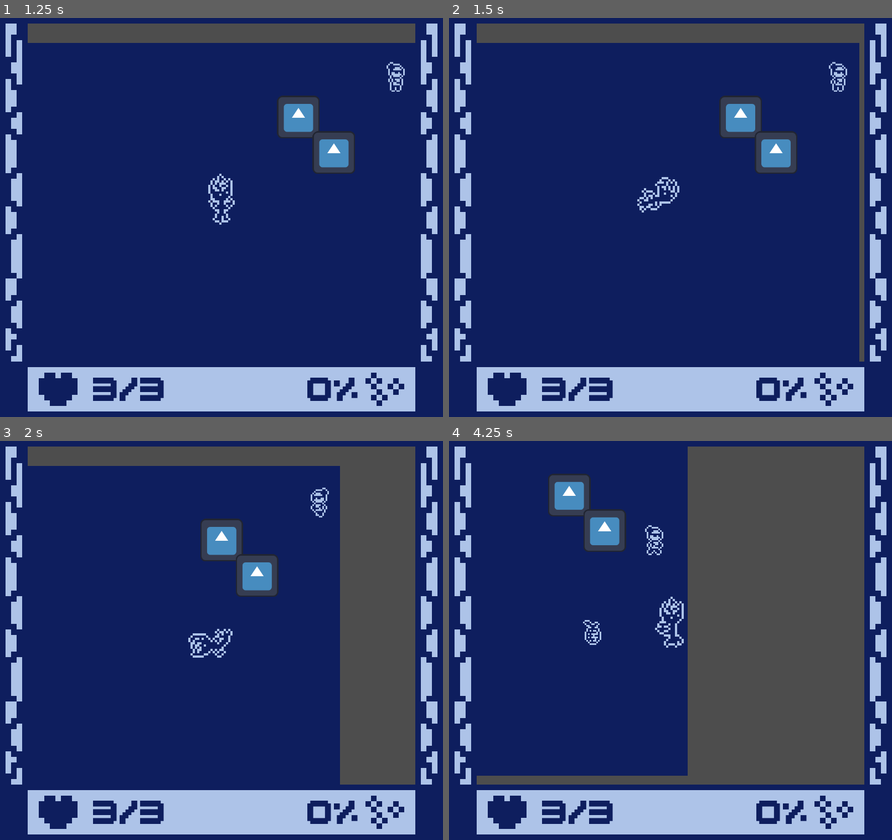
Above: before the commit, frames 1-4 (two rows, left to right).
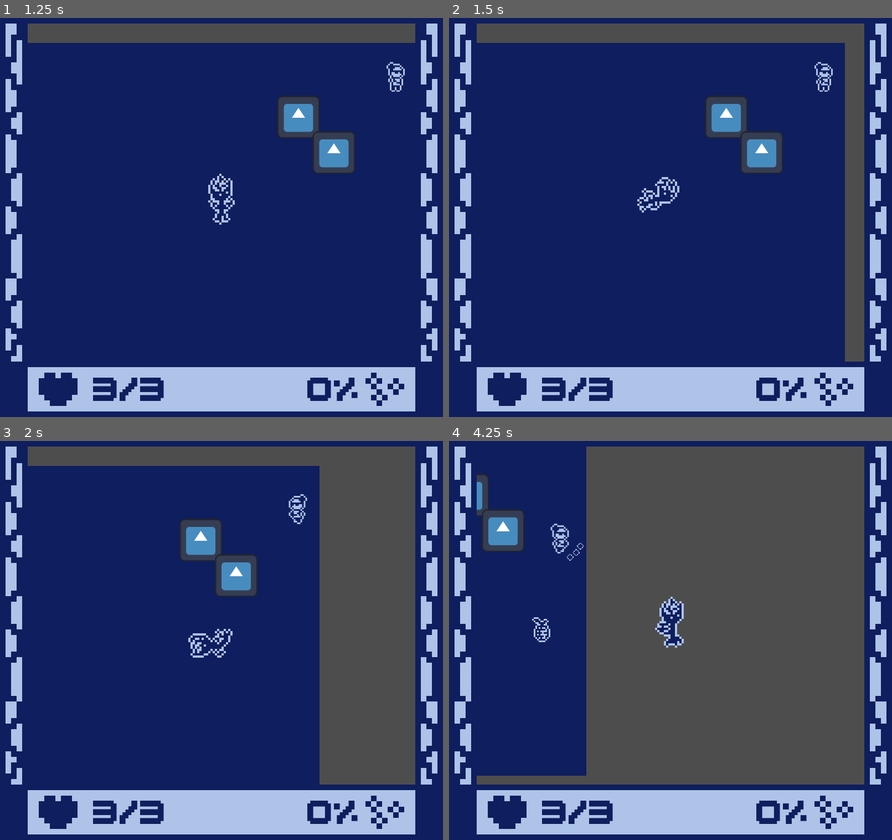
Above: after the commit, the same moments.

Repository: Shibe53/kabluem
Game: Godot game, scene res://UI/main_menu.tscn
Two runs of this game, one before a commit and one after it. Both use one fixed random seed, a clock stepped at 60 frames per second and the inputs below. The engine's default icon, where the game draws it, is replaced by a stand-in: a white triangle on a blue panel in a dark square.
Inputs (mouse positions are in pixels of both pictures, inside the frame that each line leads up to):
- Up to frame 1 (1.25 s): click (203, 157) at 0.5 s
- Up to frame 2 (1.5 s): tap Enter at 1.25 s; move the mouse to (767, 197) at 1.27 s; hold Right (ui_right) from 1.28 s (still down); right-click (767, 197) at 1.35 s; click (767, 197) at 1.42 s
- Up to frame 3 (2 s): keep holding Right (ui_right)
- Up to frame 4 (4.25 s): move the mouse to (581, 660) at 2.02 s; release Right (ui_right) at 2.03 s; hold Down (ui_down) 2.03-2.78 s; right-click (581, 660) at 2.1 s; move the mouse to (714, 552) at 2.77 s; hold Right (ui_right) 2.78-3.53 s; click (714, 552) at 2.85 s; right-click (714, 552) at 3.05 s; move the mouse to (648, 720) at 3.52 s; hold Up (ui_up) from 3.53 s (still down); right-click (648, 720) at 3.6 s; click (648, 720) at 3.67 s

Frame 1 is identical in both runs. In frame 2, 4.7% of the frame differs, in the area x 57-93%, y 6-87%; in frame 3, 6.3%; in frame 4, 20%, in the area x 6-54%, y 1-84%.

Commit message:
small dodge fix

Diff:
--- a/Player/player.gd
+++ b/Player/player.gd
@@ -98,7 +98,7 @@
 
 func dodge_state(delta):
 	dodge_timer += delta
-	var speed_factor = sin(dodge_timer * PI / 0.8)
+	var speed_factor = clampf(sin(dodge_timer + PI / 2),0,1)
 	velocity = dodge_vector * DODGE_SPEED * speed_factor
 	animationState.travel("Dodge")
 	move_and_slide()
